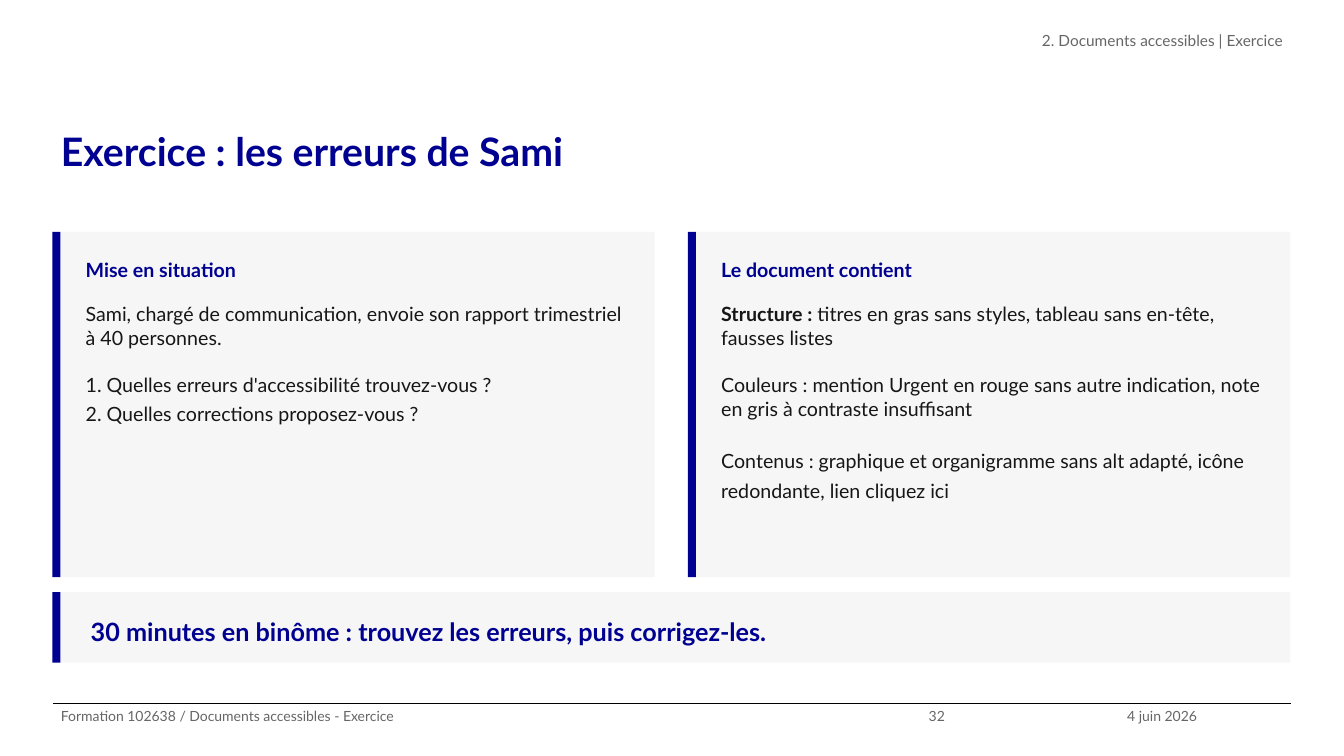
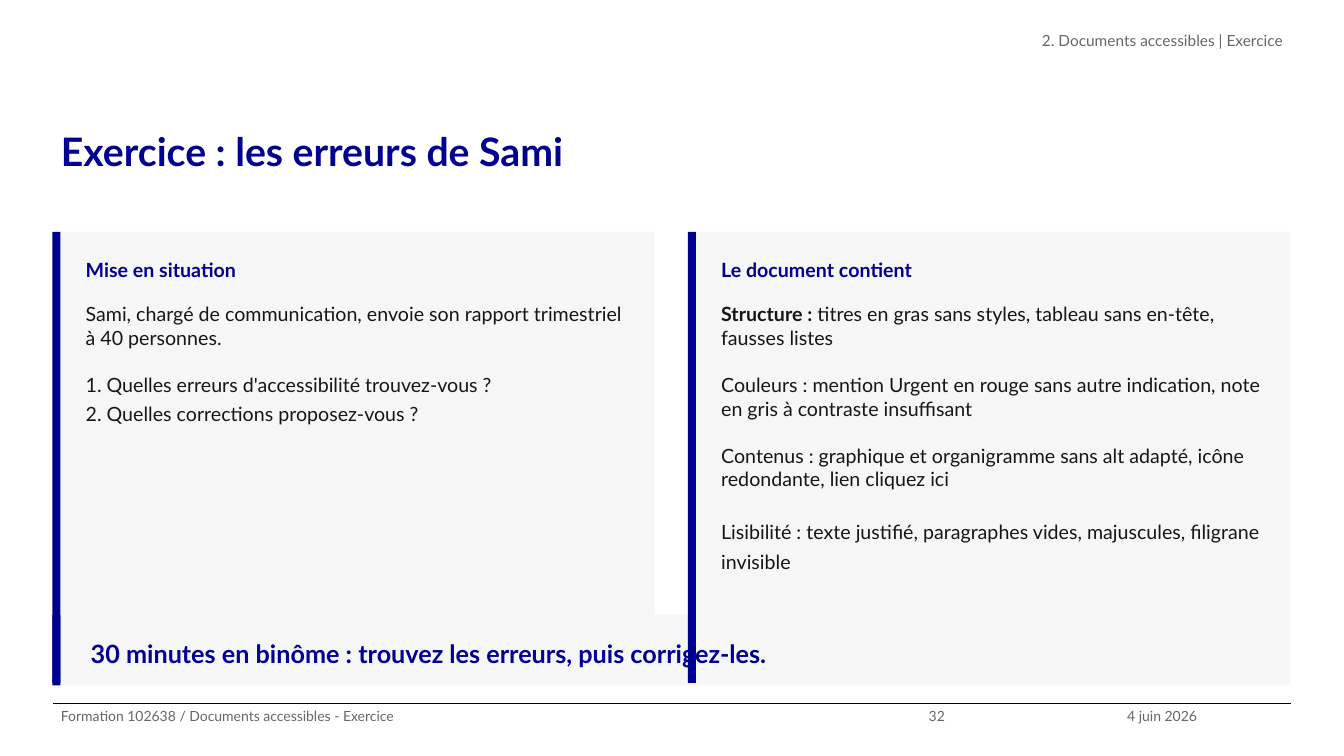
Before and after one commit to alexandra-guiderdoni/usine-fabrication-igpde-102846-ay11, a slide deck: slide 32 of formation-102638-juin-2026.pptx. Drawn at 1344x756 pixels with LibreOffice and Linux fonts; fonts in the diff are those of the drawing; background and template pictures are left out. Boxes give left, top, right and bottom in pixels: in the first picture for what was removed or moved away, otherwise in the second. Text is boxed around its words. In the diff, an @@ line names an element or a change of style, - is before the commit and + after.

Commit message:
feat: exercice Sami 18 erreurs (justifie, paragraphes vides, majuscules, filigrane)

```diff
--- a/formation-102638-juin-2026.pptx
+++ b/formation-102638-juin-2026.pptx
@@ rectangle: place and size @@
-rectangle at [52, 232, 60, 577]
+rectangle at [52, 232, 60, 683]
@@ rectangle: place and size @@
-rectangle at [60, 232, 654, 577]
+rectangle at [60, 232, 654, 683]
@@ rectangle: place and size @@
-rectangle at [688, 232, 696, 577]
+rectangle at [688, 232, 696, 683]
@@ rectangle: place and size @@
-rectangle at [696, 232, 1290, 577]
+rectangle at [696, 232, 1290, 683]
@@ text at [721, 306, 1260, 569]: text changed @@
-Structure : titres en gras sans styles, tableau sans en-tête, fausses listes
-Couleurs : mention Urgent en rouge sans autre indication, note en gris à contraste insuffisant
-Contenus : graphique et organigramme sans alt adapté, icône redondante, lien cliquez ici
+Structure : titres en gras sans styles, tableau sans en-tête, fausses listes
+Couleurs : mention Urgent en rouge sans autre indication, note en gris à contraste insuffisant
+Contenus : graphique et organigramme sans alt adapté, icône redondante, lien cliquez ici
+Lisibilité : texte justifié, paragraphes vides, majuscules, filigrane invisible
@@ rectangle: place and size @@
-rectangle at [52, 593, 60, 663]
+rectangle at [52, 615, 60, 686]
@@ rectangle: place and size @@
-rectangle at [60, 593, 1291, 663]
+rectangle at [60, 615, 1291, 686]
@@ text "30 minutes en binôme : ...": place and size @@
-text "30 minutes en binôme : ..." at [91, 622, 766, 645]
+text "30 minutes en binôme : ..." at [91, 642, 766, 668]
```
Also in this commit, not shown: 1 other slide changed, 7 other files.
